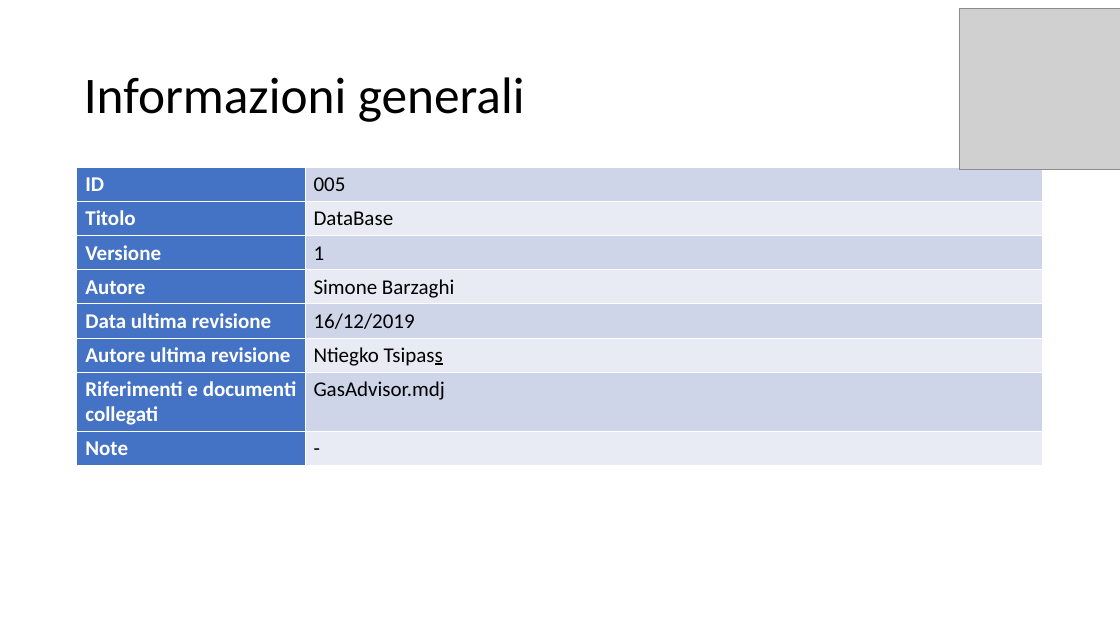
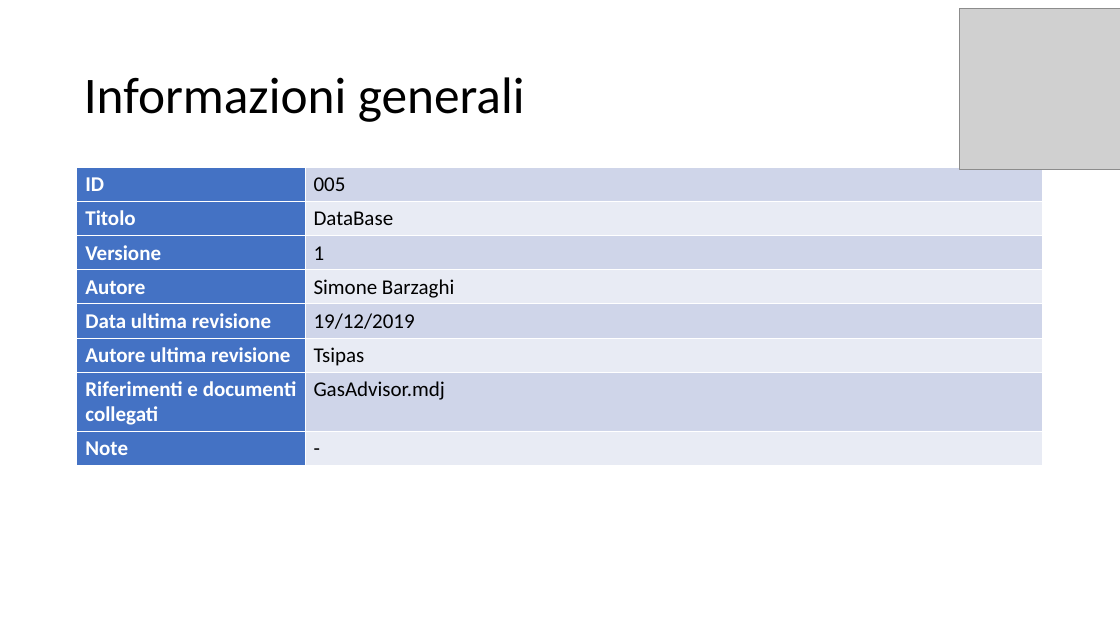
Before and after one commit to itsar19-20/gas, a slide deck: slide 2 of docs/analisi/Template use case/Template Use Case - Gestione DB.pptx. Drawn at 1120x630 pixels with LibreOffice and Linux fonts; fonts in the diff are those of the drawing; grey boxes stand for pictures. Boxes give left, top, right and bottom in pixels: in the first picture for what was removed or moved away, otherwise in the second. Text is boxed around its words. In the diff, an @@ line names an element or a change of style, - is before the commit and + after.

```diff
--- a/docs/analisi/Template use case/Template Use Case - Gestione DB.pptx
+++ b/docs/analisi/Template use case/Template Use Case - Gestione DB.pptx
@@ table at <box>77,168,1044,465</box> @@
-row 5, column 2: 16/12/2019
+row 5, column 2: 19/12/2019
-row 6, column 2: Ntiegko Tsipass
+row 6, column 2: Tsipas
```
Also in this commit, not shown: 2 other slides changed, 8 other files.
